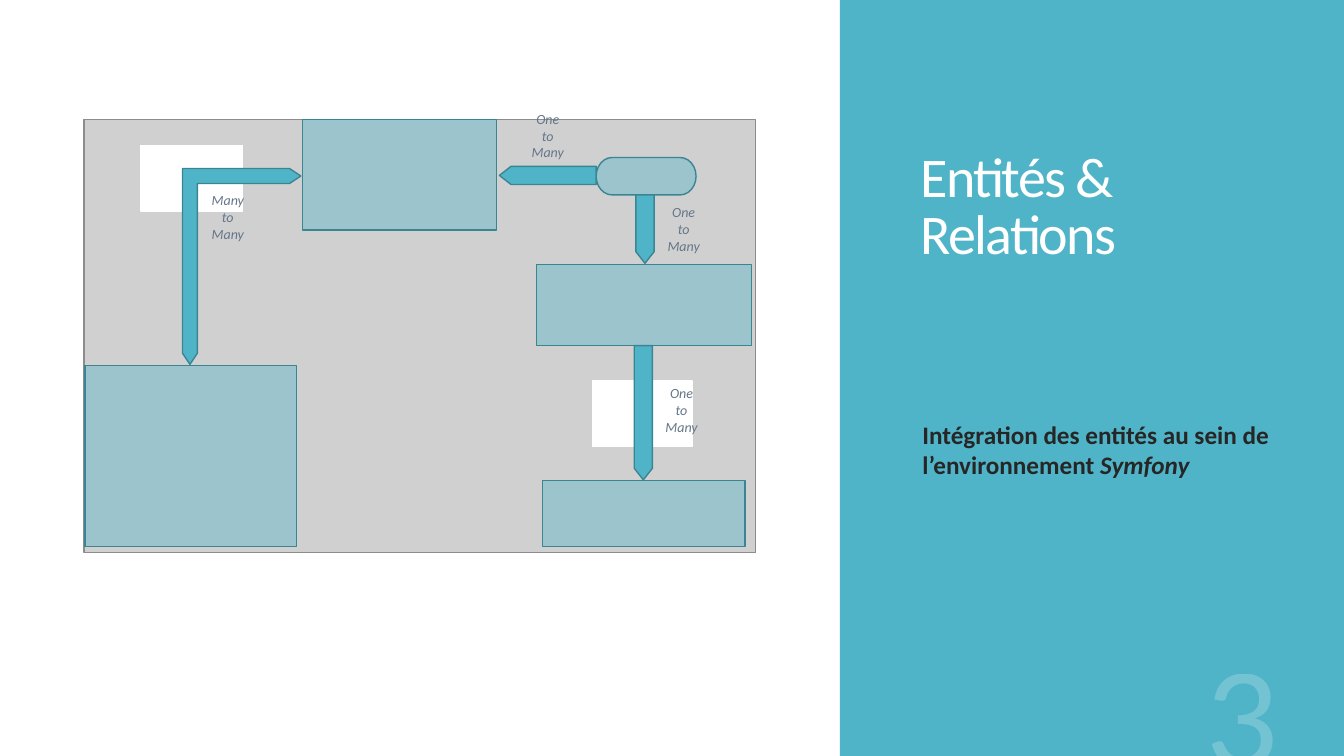
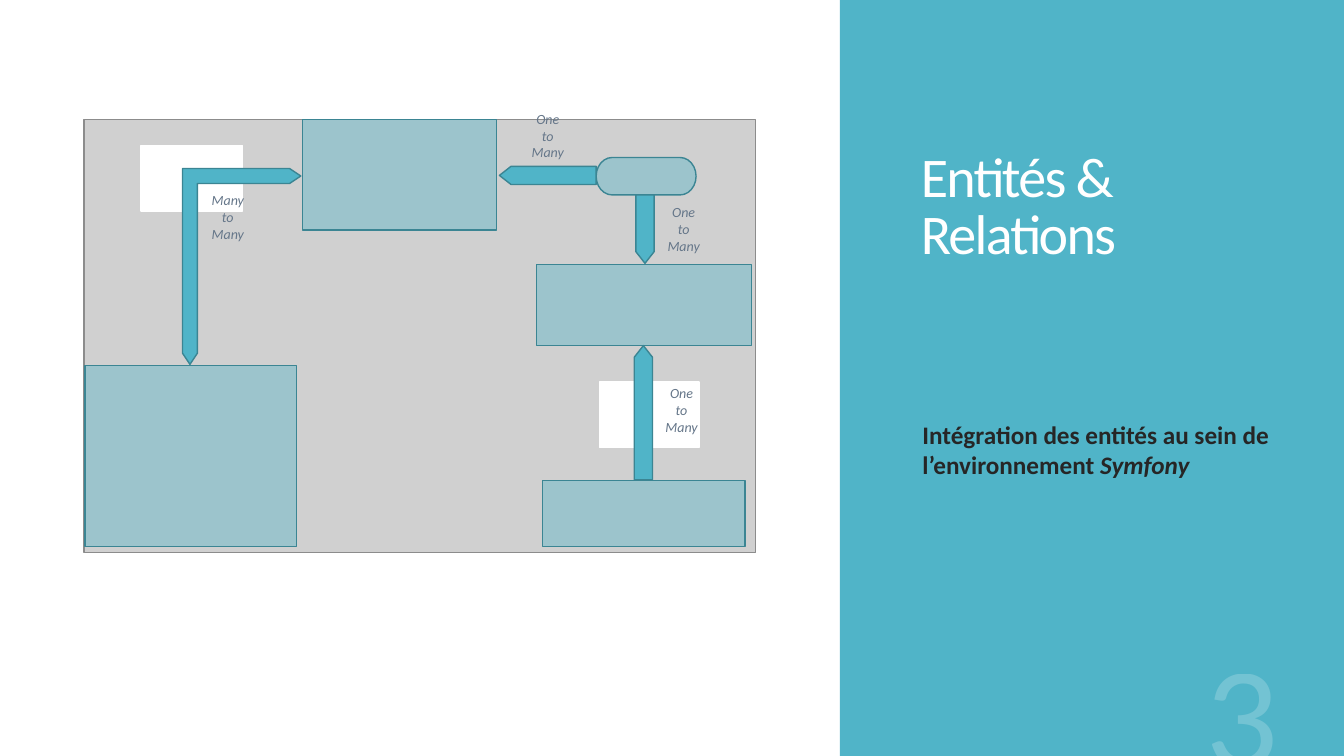
Before and after one commit to jmcasaubon/ProjGestSessForm, a slide deck: slide 3 of design/Présentation GSF.pptx. Drawn at 1344x756 pixels with LibreOffice and Linux fonts; fonts in the diff are those of the drawing; grey boxes stand for pictures. Boxes give left, top, right and bottom in pixels: in the first picture for what was removed or moved away, otherwise in the second. Text is boxed around its words. In the diff, an @@ line names an element or a change of style, - is before the commit and + after.

```diff
--- a/design/Présentation GSF.pptx
+++ b/design/Présentation GSF.pptx
@@ left arrow at (635,345,653,479): rotation 270 to 90 degrees @@
@@ rectangle: place and size @@
-rectangle at (593,381,693,447)
+rectangle at (600,382,700,448)
```
Also in this commit, not shown: 37 other files.
